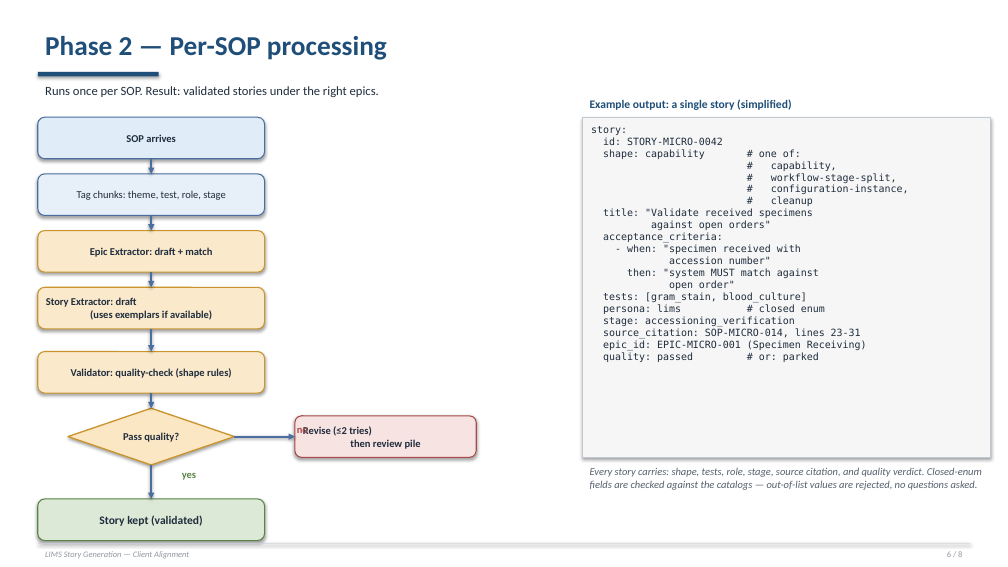
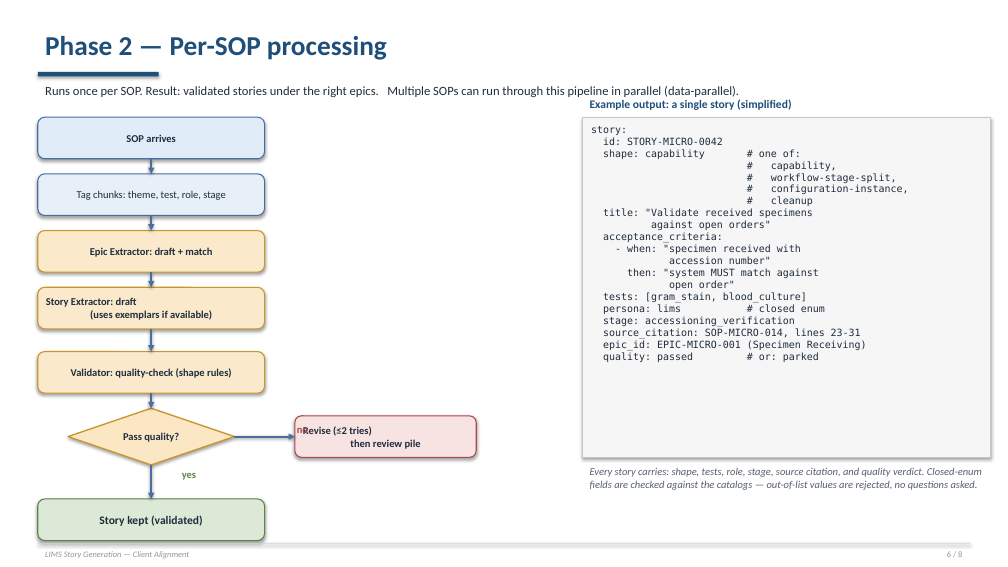
Before and after one commit to Rajneesh-Tiwari/LabReq_agent, a slide deck: slide 6 of client_alignment_deck.pptx. Drawn at 1008x567 pixels with LibreOffice and Linux fonts; fonts in the diff are those of the drawing. Boxes give left, top, right and bottom in pixels: in the first picture for what was removed or moved away, otherwise in the second. Text is boxed around its words. In the diff, an @@ line names an element or a change of style, - is before the commit and + after.

```diff
--- a/client_alignment_deck.pptx
+++ b/client_alignment_deck.pptx
@@ text at (45,86,739,97): text changed @@
-Runs once per SOP. Result: validated stories under the right epics.
+Runs once per SOP. Result: validated stories under the right epics. Multiple SOPs can run through this pipeline in parallel (data-parallel).
```
Also in this commit, not shown: 2 other slides changed, 1 other file.
